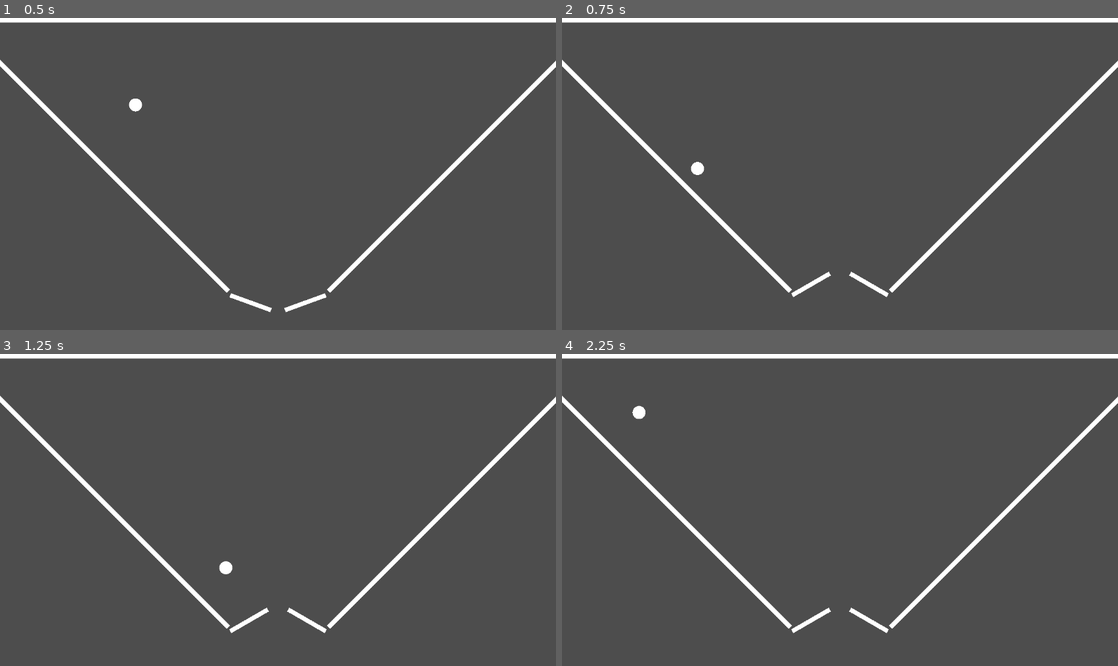
Above: before the commit, frames 1-4 (two rows, left to right).
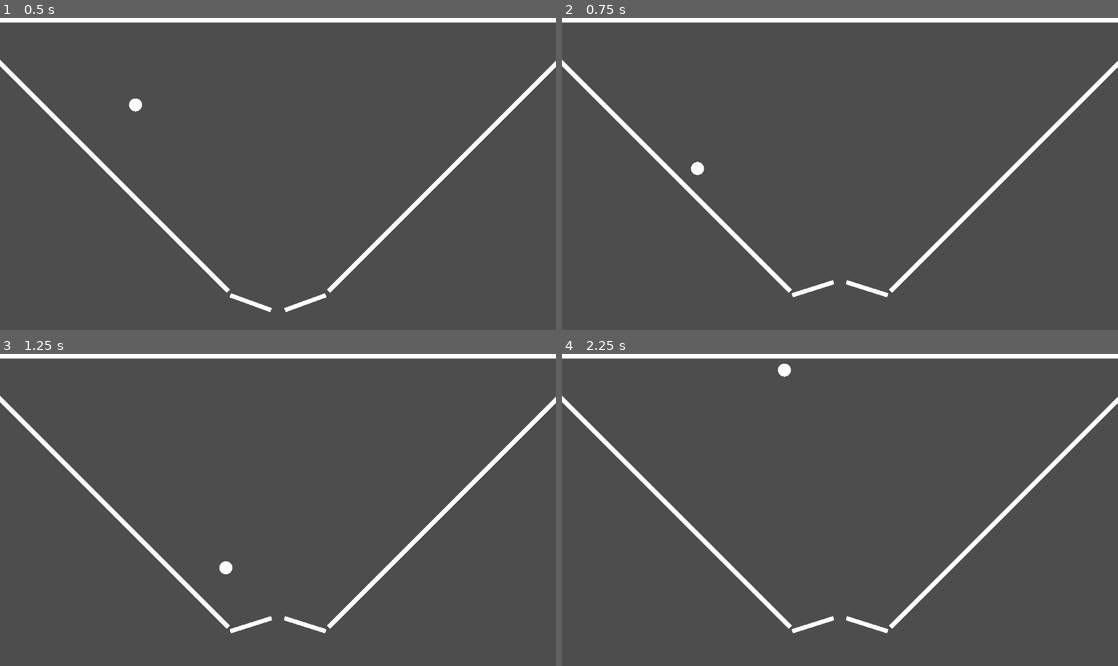
Above: after the commit, the same moments.

Repository: rielvis/SPiG_T4_PhPe
Game: Godot game, scene res://pinball_game/scenes/pinball_game.tscn
The game is run twice, just before and just after one commit, with the same random seed, the same clock (stepped at 60 frames per second) and the same inputs.
Inputs:
- Up to frame 1 (0.5 s): no input
- Up to frame 2 (0.75 s): hold Right (rightArrow) from 0.53 s (still down); hold A (A) from 0.53 s (still down)
- Up to frame 3 (1.25 s): keep holding Right (rightArrow); keep holding A (A)
- Up to frame 4 (2.25 s): release Right (rightArrow) at 1.28 s; release A (A) at 1.28 s; hold Left (leftArrow) 1.28-2.03 s; tap D (D) at 1.35 s; hold Right (rightArrow) from 2.03 s (still down); hold A (A) from 2.03 s (still down)

Frame 1 is identical in both runs. In frame 2, 0.4% of the frame differs, in the area x 41-59%, y 81-90%; in frame 3, 0.4%; in frame 4, 0.5%, in the area x 12-59%, y 3-90%.

Commit message:
Lowered the rotation speed to lower velocity of ball upon hit

Diff:
--- a/pinball_game/scripts/player_flippers.gd
+++ b/pinball_game/scripts/player_flippers.gd
@@ -16,7 +16,7 @@
 	pass # Replace with function body.
 
 func _physics_process(delta: float) -> void:
-	var flipperRotationSpeed : float = 1000.00 * delta
+	var flipperRotationSpeed : float = 750.00 * delta
 
 	# Left flipper flipping
 	if leftFlipperFlipped == true:
